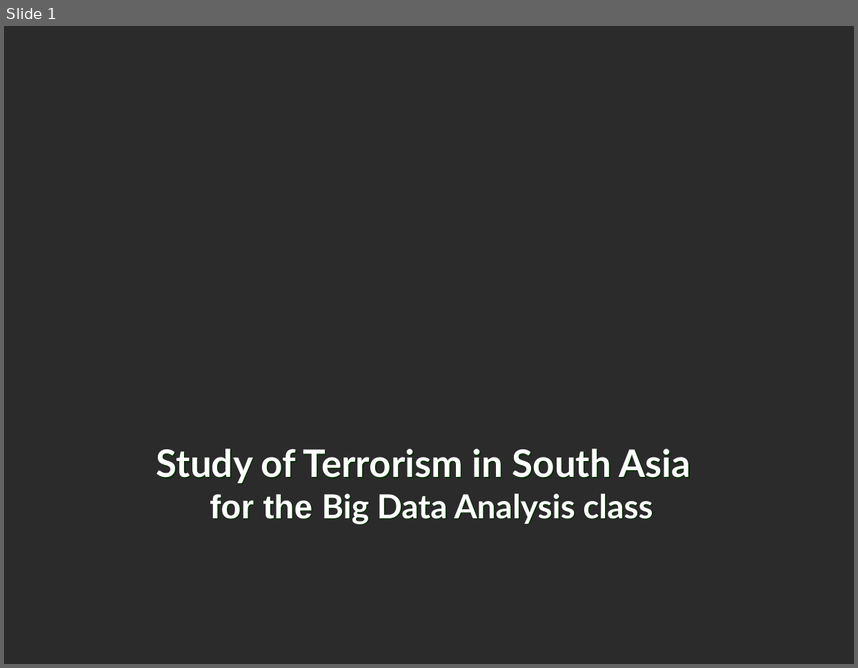
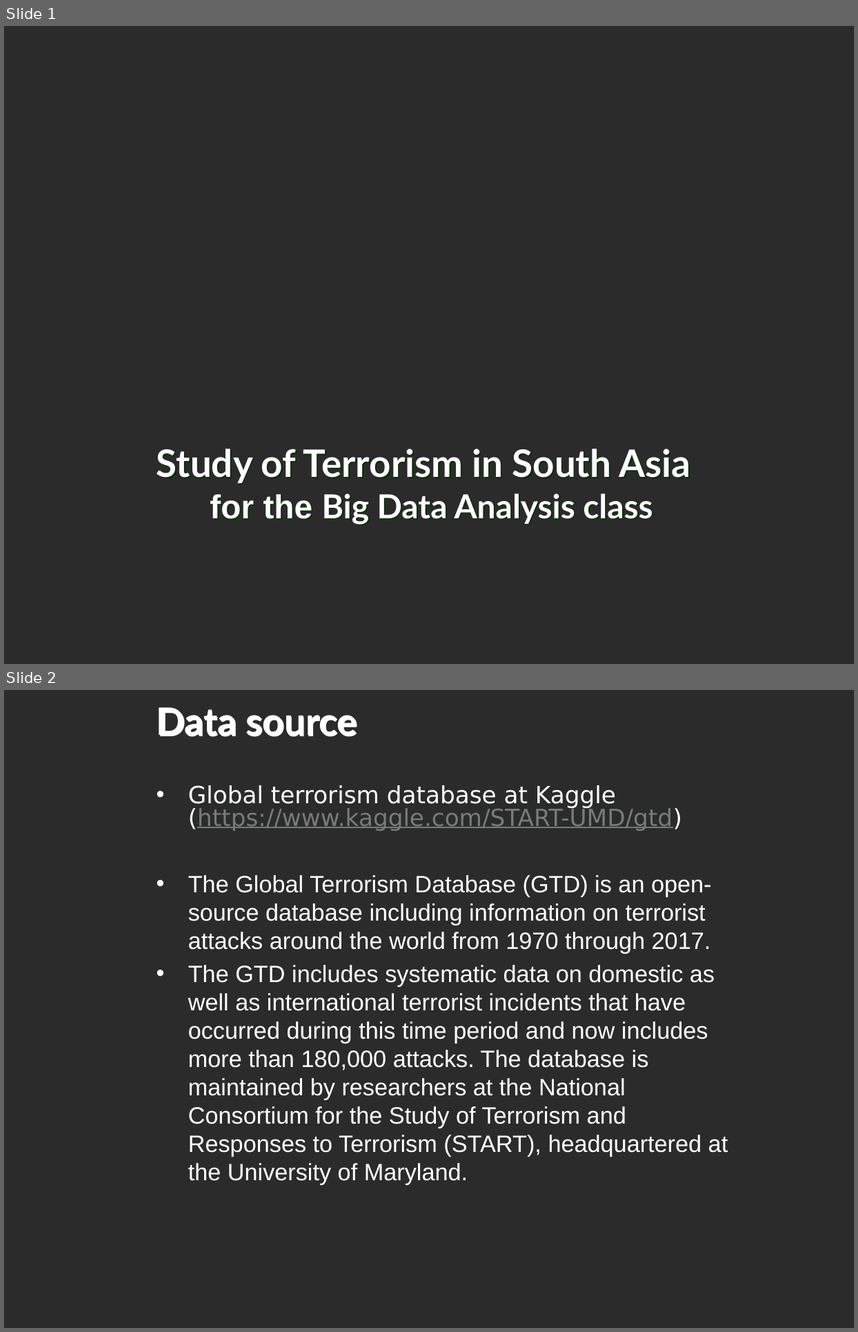
Before and after one commit to ImAFK/NTUST-Big-Terrorism, a slide deck: BigDataSlides.pptx. Shown one above the other, each under a label of ours: slide 1 before the commit, slides 1 and 2 after it. The pictures are 858x668 and 858x1332 pixels, drawn with LibreOffice and Linux fonts; fonts in the diff are those of the drawing; background and template pictures are left out; a plain dark background stands for a picture behind light text. Boxes give left, top, right and bottom in pixels: in the first picture for what was removed or moved away, otherwise in the second. Text is boxed around its words. In the diff, an @@ line names an element or a change of style, - is before the commit and + after.

```diff
--- a/BigDataSlides.pptx
+++ b/BigDataSlides.pptx
@@ slide 2 added at (x1=4, y1=690, x2=854, y2=1328), background picture (left out) @@
@@ title added at (x1=156, y1=707, x2=357, y2=737), 32 pt, text #FFFFFF, bold @@
+Data source
@@ text added at (x1=188, y1=785, x2=728, y2=1185), 20 pt, text #FFFFFF @@
+• Global terrorism database at Kaggle (https://www.kaggle.com/START-UMD/gtd)
+• The Global Terrorism Database (GTD) is an open-source database including information on terrorist attacks around the world from 1970 through 2017.
+• The GTD includes systematic data on domestic as well as international terrorist incidents that have occurred during this time period and now includes more than 180,000 attacks. The database is maintained by researchers at the National Consortium for the Study of Terrorism and Responses to Terrorism (START), headquartered at the University of Maryland.
```
Also in this commit, not shown: 1 other slide added, 4 slides removed.
